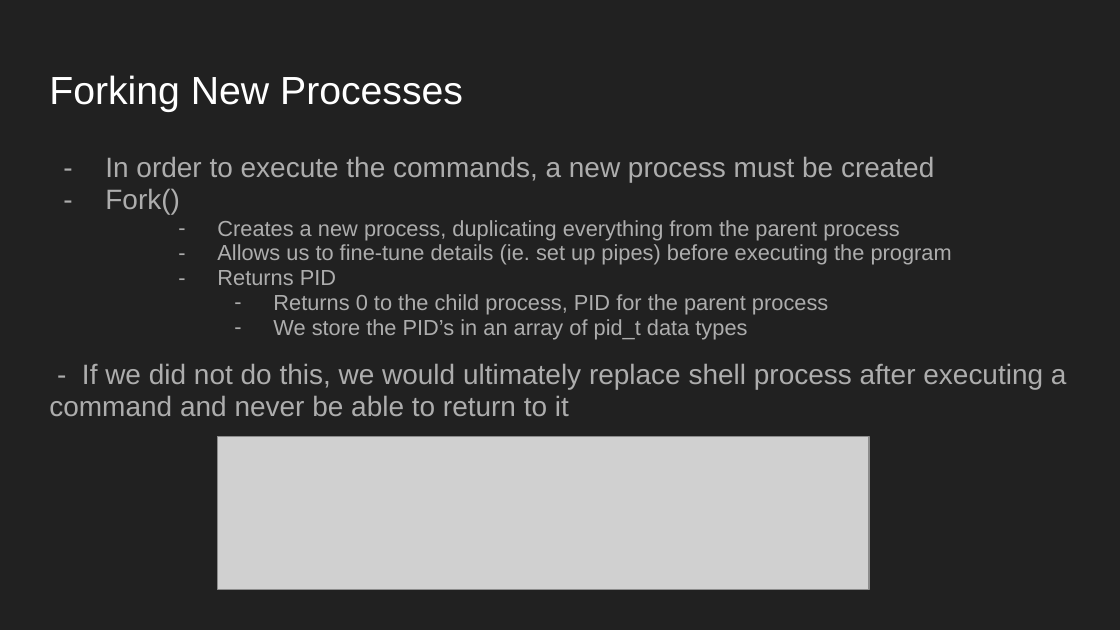
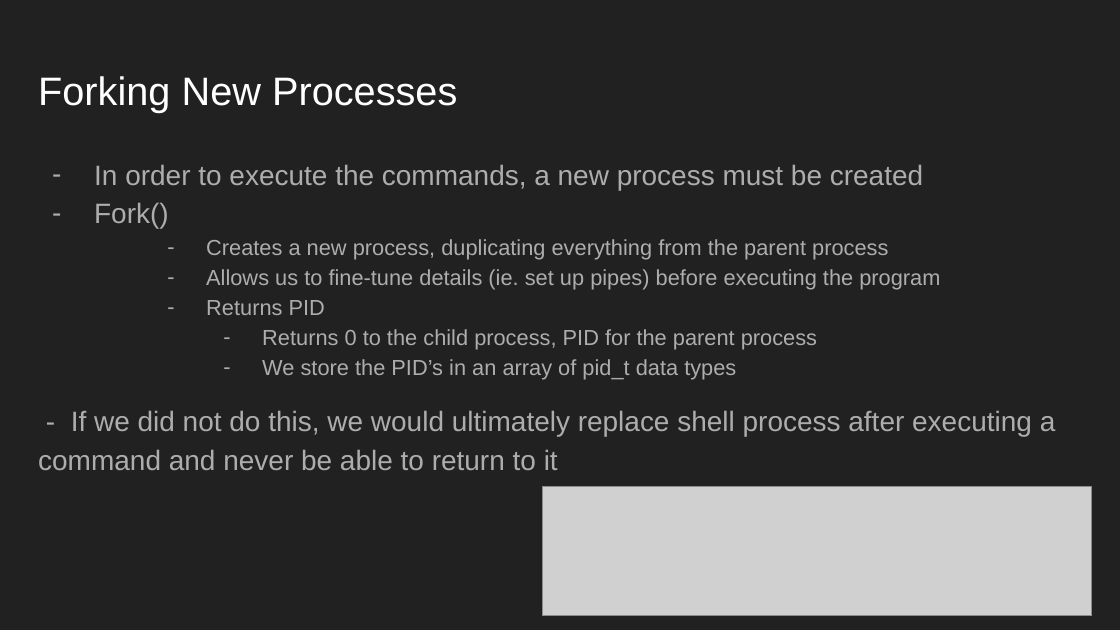
Before and after one commit to cseuconn/OS-Fall-2022, a slide deck: slide 5 of OS-4300/MATT_JAN/CSE4300 Project.pptx. Drawn at 1120x630 pixels with LibreOffice and Linux fonts; fonts in the diff are those of the drawing; grey boxes stand for pictures. Boxes give left, top, right and bottom in pixels: in the first picture for what was removed or moved away, otherwise in the second. Text is boxed around its words. In the diff, an @@ line names an element or a change of style, - is before the commit and + after.

```diff
--- a/OS-4300/MATT_JAN/CSE4300 Project.pptx
+++ b/OS-4300/MATT_JAN/CSE4300 Project.pptx
@@ title "Forking New Processes" at (x1=38, y1=76, x2=457, y2=112): size 25.2 to 25.5 pt @@
@@ text "In order to execute the ..." at (x1=38, y1=164, x2=1056, y2=470): line spacing 0.95 to 1.15 @@
@@ picture resized from (x1=217, y1=437, x2=869, y2=590) to (x1=542, y1=486, x2=1092, y2=616) @@
```
Also in this commit, not shown: 6 other slides changed.
